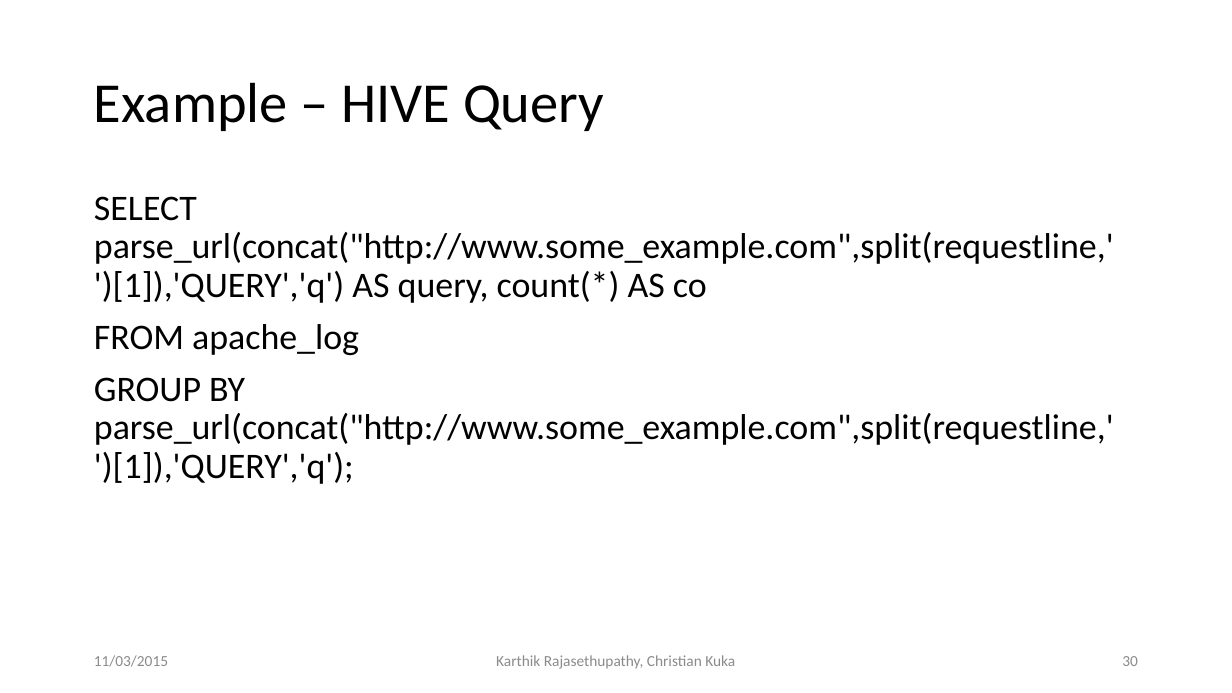
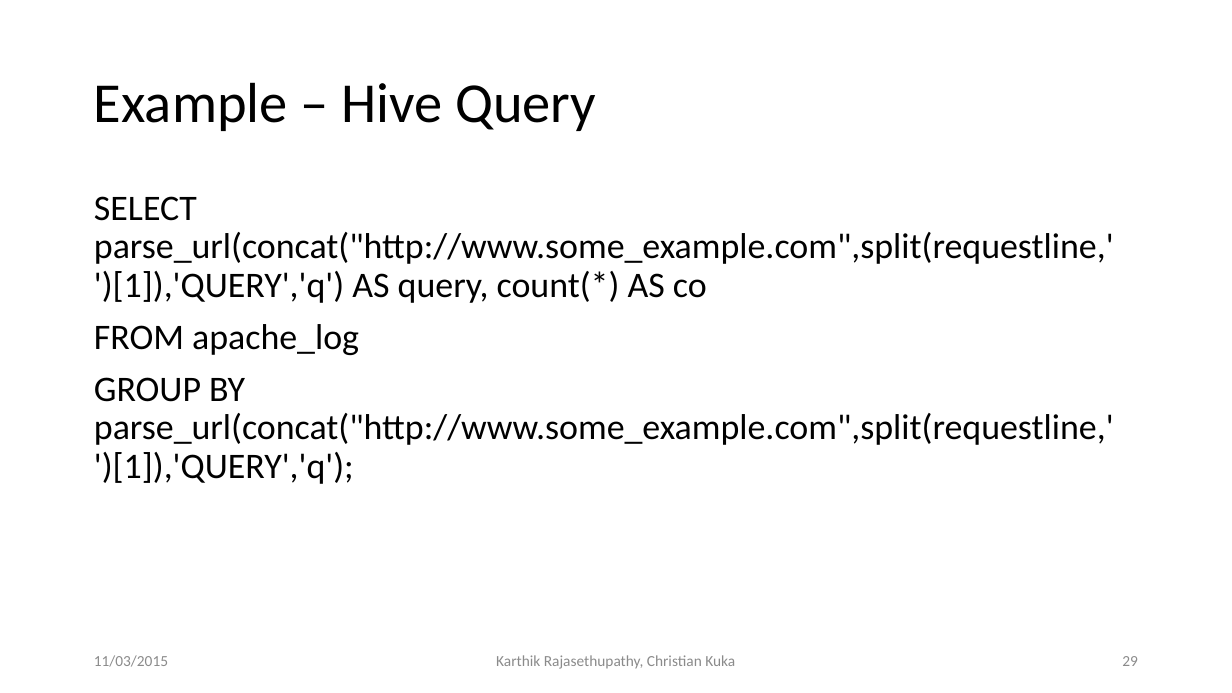
Before and after one commit to ckuka/SHDS, a slide deck: slide 29 of slides/ShanghaiDataScience_Master.pptx (slide 30 before the commit). Drawn at 1232x693 pixels with LibreOffice and Linux fonts; fonts in the diff are those of the drawing. Boxes give left, top, right and bottom in pixels: in the first picture for what was removed or moved away, otherwise in the second. Text is boxed around its words. In the diff, an @@ line names an element or a change of style, - is before the commit and + after.

```diff
--- a/slides/ShanghaiDataScience_Master.pptx
+++ b/slides/ShanghaiDataScience_Master.pptx
@@ title at (x1=94, y1=82, x2=596, y2=131): text changed @@
-Example – HIVE Query
+Example – Hive Query
@@ page number at (x1=1122, y1=656, x2=1138, y2=666): text changed @@
-30
+29
```
Also in this commit, not shown: 13 other slides changed, 6 slides added, 5 other files.
